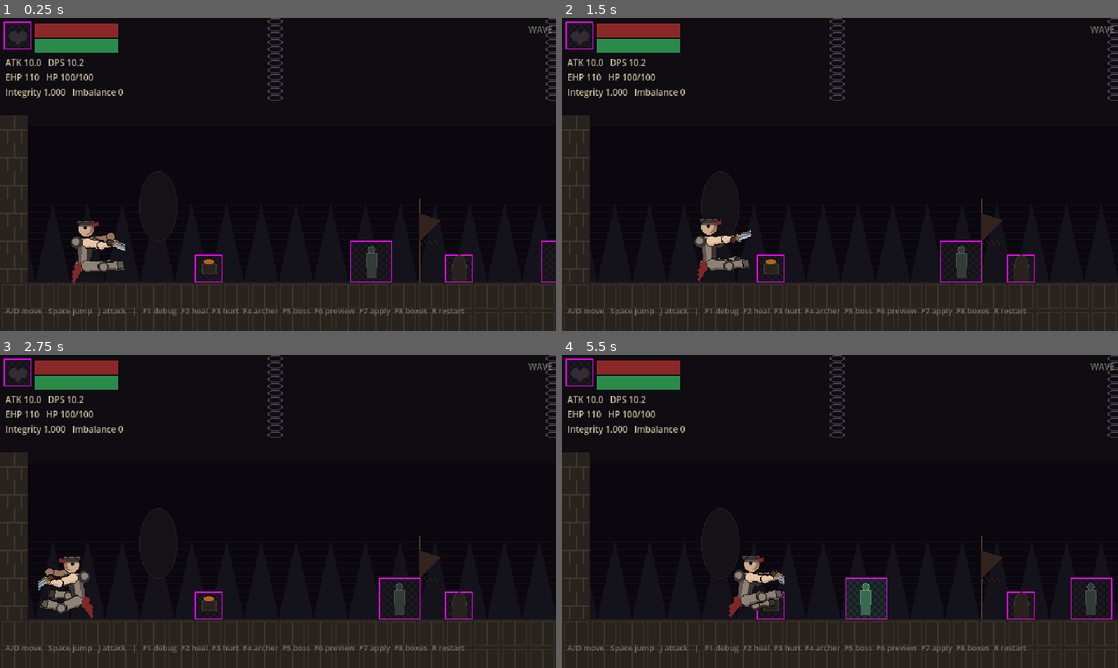
Above: before the commit, frames 1-4 (two rows, left to right).
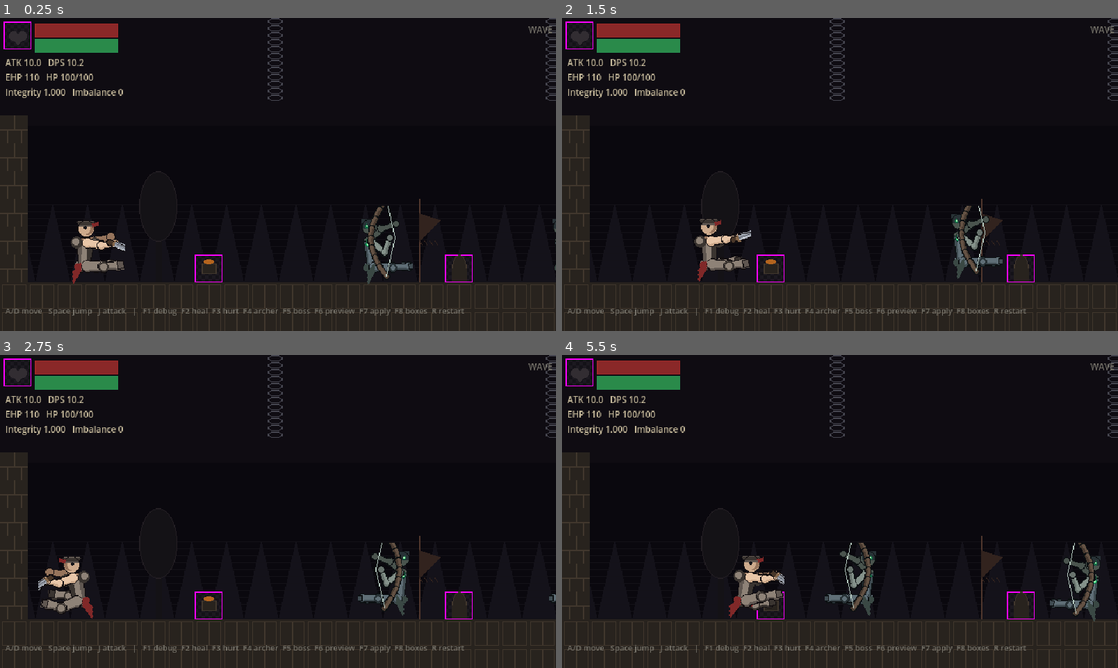
Above: after the commit, the same moments.

Repository: BotTony329/nine-nether-prototype
Game: Godot game, scene res://scenes/main.tscn
Same seed, same stepped clock (60 frames per second), same inputs: the game is played once before the commit and once after it.
Inputs:
- Up to frame 1 (0.25 s): no input
- Up to frame 2 (1.5 s): tap Enter (confirm) at 0.5 s; hold Enter (confirm) 0.53-1.28 s; hold D (move_right) from 0.53 s (still down); tap Space (jump) at 0.77 s; tap J (light_attack) at 1.35 s
- Up to frame 3 (2.75 s): tap Space (jump) at 1.52 s; release D (move_right) at 2.03 s; hold A (move_left) from 2.03 s (still down); hold Enter (confirm) from 2.03 s (still down)
- Up to frame 4 (5.5 s): release A (move_left) at 2.78 s; release Enter (confirm) at 2.78 s; hold D (move_right) 2.78-4.28 s; tap J (light_attack) at 2.85, 4.35 s; tap Space (jump) at 3.02, 3.77, 4.52 s; hold Enter (confirm) 3.53-4.28 s; hold A (move_left) 4.28-5.03 s; hold D (move_right) from 5.03 s (still down); hold Enter (confirm) from 5.03 s (still down)

The runs differ from the first frame. In frame 1, 0.8% of the frame differs, in the area x 63-100%, y 60-86%; in frame 2, 0.7%; in frame 3, 0.8%; in frame 4, 1.8%, in the area x 47-99%, y 60-86%.

Commit message:
[M1.5][Codex] Integrate Ghost Archer and arrow visuals

Diff:
--- a/actors/enemies/ghost_archer.gd
+++ b/actors/enemies/ghost_archer.gd
@@ -10,6 +10,7 @@
 
 var _patrol_origin_x: float
 var _patrol_direction: int = 1
+var _arrow_released: bool = false
 
 
 func _ready() -> void:
@@ -25,10 +26,28 @@
 
 
 func _enter_state(next: int) -> void:
-	super._enter_state(next)
-	if next == State.ATTACK:
-		attack_hitbox.set_active(false)
-		_shoot()
+	attack_hitbox.set_active(false)
+	match next:
+		State.IDLE:
+			sprite.play(&"ghost_archer_idle")
+		State.CHASE:
+			sprite.play(&"ghost_archer_retreat")
+		State.WINDUP:
+			sprite.modulate = Color.WHITE
+			sprite.play(&"ghost_archer_aim")
+			sprite.frame = 0
+		State.ATTACK:
+			_arrow_released = false
+			sprite.play(&"ghost_archer_shoot")
+			sprite.frame = 0
+		State.RECOVER:
+			pass
+		State.HURT:
+			sprite.play(&"ghost_archer_hurt")
+			sprite.frame = 0
+		State.DEAD:
+			sprite.play(&"ghost_archer_death")
+			sprite.frame = 0
 
 
 func _update_state(delta: float) -> void:
@@ -42,11 +61,17 @@
 		State.WINDUP:
 			_decelerate(delta)
 			_face_target()
-			if _state_elapsed >= config.attack_windup:
+			# frame_map.json: the bow is fully drawn on aim frame 5.
+			if sprite.frame >= 5 or not sprite.is_playing():
 				change_state(State.ATTACK)
 		State.ATTACK:
 			_decelerate(delta)
-			if _state_elapsed >= config.attack_active:
+			_face_target()
+			# frame_map.json: release exactly on shoot frame 1.
+			if not _arrow_released and sprite.frame >= 1:
+				_arrow_released = true
+				_shoot()
+			if not sprite.is_playing():
 				change_state(State.RECOVER)
 		State.RECOVER:
 			_decelerate(delta)
--- a/actors/enemies/ghost_archer.tscn
+++ b/actors/enemies/ghost_archer.tscn
@@ -1,9 +1,20 @@
-[gd_scene load_steps=5 format=3]
+[gd_scene load_steps=10 format=3]
 
 [ext_resource type="PackedScene" path="res://actors/enemies/enemy_base.tscn" id="1_base"]
 [ext_resource type="Script" path="res://actors/enemies/ghost_archer.gd" id="2_script"]
-[ext_resource type="SpriteFrames" path="res://actors/enemies/ghost_archer_frames.tres" id="3_frames"]
+[ext_resource type="SpriteFrames" path="res://assets_v2/godot/ghost_archer_frames.tres" id="3_frames"]
 [ext_resource type="Resource" path="res://data/actors/ghost_archer_tactics.tres" id="4_tactics"]
+[ext_resource type="Script" path="res://visuals/death_effect.gd" id="5_death_effect"]
+[ext_resource type="Texture2D" path="res://assets_v2/effects/death_dissolve.png" id="6_death_texture"]
+
+[sub_resource type="RectangleShape2D" id="RectangleShape2D_v2_body"]
+size = Vector2(20, 48)
+
+[sub_resource type="RectangleShape2D" id="RectangleShape2D_v2_hurt"]
+size = Vector2(26, 56)
+
+[sub_resource type="RectangleShape2D" id="RectangleShape2D_v2_hit"]
+size = Vector2(1, 1)
 
 [node name="GhostArcher" instance=ExtResource("1_base")]
 script = ExtResource("2_script")
@@ -11,8 +22,30 @@
 
 [node name="Sprite" parent="." index="0"]
 sprite_frames = ExtResource("3_frames")
-animation = &"idle"
-autoplay = "idle"
+animation = &"ghost_archer_idle"
+autoplay = "ghost_archer_idle"
+position = Vector2(0, 0)
+centered = false
+offset = Vector2(-48, -88)
+
+[node name="Body" parent="." index="1"]
+position = Vector2(0, -24)
+shape = SubResource("RectangleShape2D_v2_body")
+
+[node name="Shape" parent="Hurtbox" index="0"]
+position = Vector2(0, -28)
+shape = SubResource("RectangleShape2D_v2_hurt")
 
 [node name="Shape" parent="AttackHitbox" index="0"]
 disabled = true
+shape = SubResource("RectangleShape2D_v2_hit")
+
+[node name="DeathEffect" type="Sprite2D" parent="." index="4"]
+position = Vector2(0, -44)
+texture = ExtResource("6_death_texture")
+hframes = 8
+visible = false
+z_index = 3
+modulate = Color(1, 1, 1, 0.72)
+script = ExtResource("5_death_effect")
+playback_fps = 8.0
--- a/actors/enemies/ghost_arrow.gd
+++ b/actors/enemies/ghost_arrow.gd
@@ -19,6 +19,10 @@
 func _ready() -> void:
 	area_entered.connect(_on_area_entered)
 	body_entered.connect(_on_body_entered)
+	var visual := get_node_or_null(^"Visual") as Sprite2D
+	var fallback := get_node_or_null(^"FallbackVisual") as CanvasItem
+	if fallback != null:
+		fallback.visible = visual == null or visual.texture == null
 
 
 func configure(
@@ -52,6 +56,11 @@
 
 func has_impacted() -> bool:
 	return _has_impacted
+
+
+func uses_v2_texture() -> bool:
+	var visual := get_node_or_null(^"Visual") as Sprite2D
+	return visual != null and visual.texture != null
 
 
 func _on_area_entered(area: Area2D) -> void:
--- a/actors/enemies/ghost_arrow.tscn
+++ b/actors/enemies/ghost_arrow.tscn
@@ -1,6 +1,7 @@
-[gd_scene load_steps=3 format=3]
+[gd_scene load_steps=4 format=3]
 
 [ext_resource type="Script" path="res://actors/enemies/ghost_arrow.gd" id="1_arrow"]
+[ext_resource type="Texture2D" path="res://assets_v2/projectiles/ghost_fire_arrow.png" id="2_arrow_texture"]
 
 [sub_resource type="CapsuleShape2D" id="CapsuleShape2D_arrow"]
 radius = 2.0
@@ -11,9 +12,13 @@
 collision_mask = 9
 script = ExtResource("1_arrow")
 
+[node name="Visual" type="Sprite2D" parent="."]
+texture = ExtResource("2_arrow_texture")
+
 [node name="FallbackVisual" type="Polygon2D" parent="."]
 polygon = PackedVector2Array(-7, -1, 4, -1, 4, -3, 8, 0, 4, 3, 4, 1, -7, 1)
 color = Color(0.31, 0.88, 0.65, 0.9)
+visible = false
 
 [node name="Shape" type="CollisionShape2D" parent="."]
 rotation = 1.5708
--- a/data/actors/ghost_archer.tres
+++ b/data/actors/ghost_archer.tres
@@ -16,10 +16,10 @@
 preferred_gap = 150.0
 attack_damage = 8.0
 attack_skill_multiplier = 1.0
-attack_windup = 0.55
-attack_active = 0.12
-attack_recovery = 0.38
+attack_windup = 0.75
+attack_active = 0.286
+attack_recovery = 0.05
 attack_cooldown = 0.85
-hurt_duration = 0.18
-death_duration = 0.5
+hurt_duration = 0.4
+death_duration = 1.05
 telegraph_tint = Color(1.15, 1.75, 1.45, 1)
--- a/data/actors/ghost_archer_tactics.tres
+++ b/data/actors/ghost_archer_tactics.tres
@@ -12,4 +12,4 @@
 projectile_scene = ExtResource("2_projectile")
 projectile_speed = 190.0
 projectile_lifetime = 2.4
-projectile_spawn_offset = Vector2(18, -22)
+projectile_spawn_offset = Vector2(24, -48)
